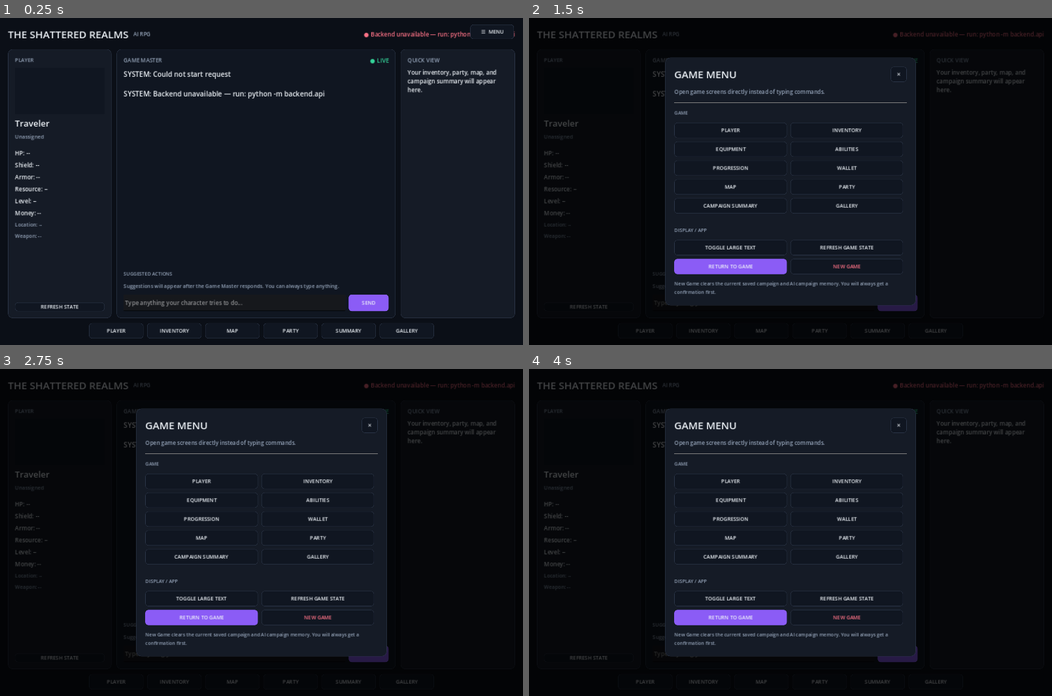
Above: before the commit, frames 1-4 (two rows, left to right).
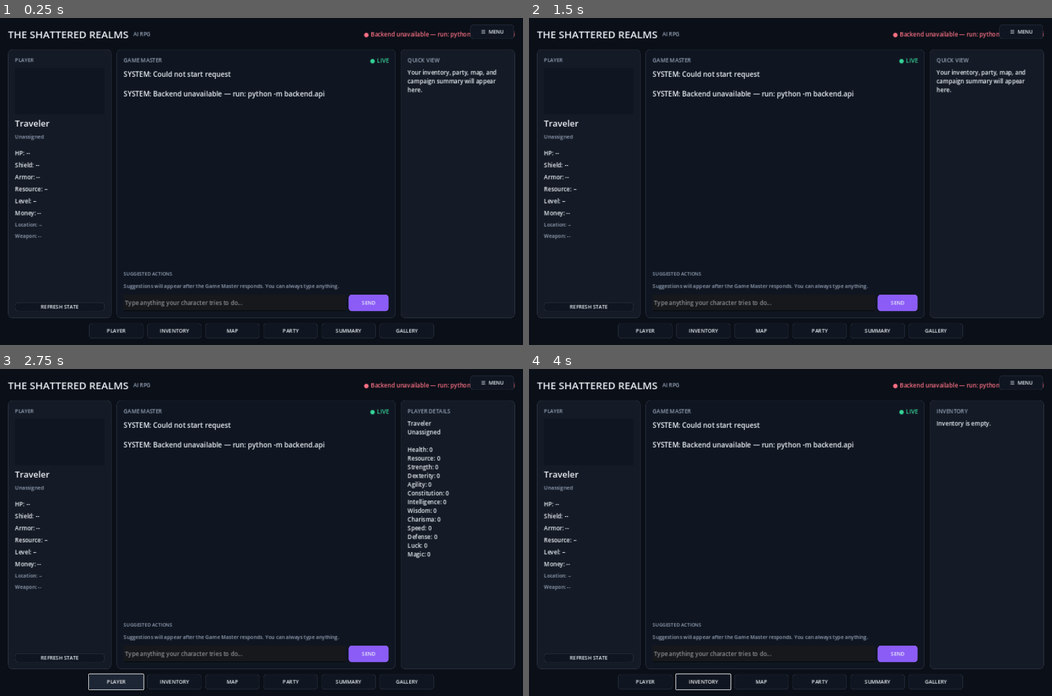
Above: after the commit, the same moments.

Repository: jjhartman2020-tech/the-shattered-realms
Game: Godot game, scene res://main.tscn
Same seed, same stepped clock (60 frames per second), same inputs: the game is played once before the commit and once after it.
Inputs (mouse positions are in pixels of both pictures, inside the frame that each line leads up to):
- Up to frame 1 (0.25 s): no input
- Up to frame 2 (1.5 s): click "☰ MENU" at 0.5 s; click "✕" at 1.25 s
- Up to frame 3 (2.75 s): click "PLAYER" at 2 s
- Up to frame 4 (4 s): click "INVENTORY" at 2.75 s; click (732, 499) at 3.5 s, where only the run before the commit has a clickable "EQUIPMENT"

The runs differ from the first frame. In frame 2, 38% of the frame differs, in the area x 1-99%, y 2-98%; in frame 3, 38%, in the area x 1-99%, y 2-99%; in frame 4, 38%.
Error after the commit: Invalid access to property or key 'backdrop' on a base object of type 'Control (menu_overlay.gd)'. (res://menu_button_proxy.gd:46)

Commit message:
Simplify settings menu and fix modal button input

Diff:
--- a/godot/menu_overlay.gd
+++ b/godot/menu_overlay.gd
@@ -10,125 +10,95 @@
 const ACCENT_HOVER := Color("a78bfa")
 const DANGER := Color("fb7185")
 
-var menu_button: Button
-var backdrop: ColorRect
 var new_game_confirm: ConfirmationDialog
 var http: HTTPRequest
 var large_text := false
+var large_text_button: Button
 
 
 func _ready() -> void:
 	set_anchors_and_offsets_preset(Control.PRESET_FULL_RECT)
-	mouse_filter = Control.MOUSE_FILTER_IGNORE
 	z_index = 100
-	call_deferred("_build_menu")
+	mouse_filter = Control.MOUSE_FILTER_STOP
+	visible = false
+	_build_menu()
 
 
 func _build_menu() -> void:
-	menu_button = _button("☰  MENU", false)
-	menu_button.set_anchors_preset(Control.PRESET_TOP_RIGHT)
-	menu_button.offset_left = -145.0
-	menu_button.offset_right = -25.0
-	menu_button.offset_top = 18.0
-	menu_button.offset_bottom = 58.0
-	menu_button.mouse_filter = Control.MOUSE_FILTER_STOP
-	menu_button.z_index = 2
-	menu_button.pressed.connect(_open_menu)
-	add_child(menu_button)
-
-	backdrop = ColorRect.new()
+	# The dark backdrop is visual only. It deliberately ignores mouse input so
+	# clicks can reach the actual menu controls above it.
+	var backdrop := ColorRect.new()
 	backdrop.color = Color(0, 0, 0, 0.72)
 	backdrop.set_anchors_and_offsets_preset(Control.PRESET_FULL_RECT)
-	backdrop.mouse_filter = Control.MOUSE_FILTER_STOP
-	backdrop.z_index = 1
-	backdrop.hide()
+	backdrop.mouse_filter = Control.MOUSE_FILTER_IGNORE
 	add_child(backdrop)
 
 	var center := CenterContainer.new()
 	center.set_anchors_and_offsets_preset(Control.PRESET_FULL_RECT)
-	backdrop.add_child(center)
+	center.mouse_filter = Control.MOUSE_FILTER_PASS
+	add_child(center)
 
 	var menu_panel := _panel(PANEL)
-	menu_panel.custom_minimum_size = Vector2(690, 650)
+	menu_panel.custom_minimum_size = Vector2(560, 390)
+	menu_panel.mouse_filter = Control.MOUSE_FILTER_STOP
 	center.add_child(menu_panel)
 
 	var margin := MarginContainer.new()
+	margin.mouse_filter = Control.MOUSE_FILTER_PASS
 	for side in ["margin_left", "margin_right", "margin_top", "margin_bottom"]:
-		margin.add_theme_constant_override(side, 24)
+		margin.add_theme_constant_override(side, 28)
 	menu_panel.add_child(margin)
 
 	var root := VBoxContainer.new()
-	root.add_theme_constant_override("separation", 16)
+	root.add_theme_constant_override("separation", 18)
+	root.mouse_filter = Control.MOUSE_FILTER_PASS
 	margin.add_child(root)
 
 	var header := HBoxContainer.new()
+	header.mouse_filter = Control.MOUSE_FILTER_PASS
 	root.add_child(header)
+
 	var title := Label.new()
-	title.text = "GAME MENU"
+	title.text = "SETTINGS"
 	title.add_theme_font_size_override("font_size", 28)
 	title.add_theme_color_override("font_color", TEXT)
 	header.add_child(title)
+
 	var spacer := Control.new()
 	spacer.size_flags_horizontal = Control.SIZE_EXPAND_FILL
+	spacer.mouse_filter = Control.MOUSE_FILTER_IGNORE
 	header.add_child(spacer)
+
 	var close := _button("✕", false)
-	close.custom_minimum_size = Vector2(44, 40)
+	close.custom_minimum_size = Vector2(48, 42)
 	close.pressed.connect(_close_menu)
 	header.add_child(close)
 
 	var sub := Label.new()
-	sub.text = "Open game screens directly instead of typing commands."
+	sub.text = "Game settings and campaign controls."
 	sub.add_theme_color_override("font_color", MUTED)
 	sub.add_theme_font_size_override("font_size", 15)
 	root.add_child(sub)
+
 	root.add_child(HSeparator.new())
-	root.add_child(_section_label("GAME"))
-
-	var game_grid := GridContainer.new()
-	game_grid.columns = 2
-	game_grid.add_theme_constant_override("h_separation", 10)
-	game_grid.add_theme_constant_override("v_separation", 10)
-	root.add_child(game_grid)
-	for entry in [
-		["PLAYER", "player"], ["INVENTORY", "inventory"],
-		["EQUIPMENT", "equipment"], ["ABILITIES", "abilities"],
-		["PROGRESSION", "progression"], ["WALLET", "wallet"],
-		["MAP", "map"], ["PARTY", "party"],
-		["CAMPAIGN SUMMARY", "summary"], ["GALLERY", "gallery"]
-	]:
-		_add_nav_button(game_grid, entry[0], entry[1])
+	root.add_child(_section_label("DISPLAY"))
+
+	large_text_button = _button("LARGE TEXT: OFF", false)
+	large_text_button.custom_minimum_size = Vector2(0, 48)
+	large_text_button.pressed.connect(_toggle_large_text)
+	root.add_child(large_text_button)
 
 	root.add_child(HSeparator.new())
-	root.add_child(_section_label("DISPLAY / APP"))
-	var utility_grid := GridContainer.new()
-	utility_grid.columns = 2
-	utility_grid.add_theme_constant_override("h_separation", 10)
-	utility_grid.add_theme_constant_override("v_separation", 10)
-	root.add_child(utility_grid)
-
-	var text_button := _button("TOGGLE LARGE TEXT", false)
-	text_button.custom_minimum_size = Vector2(310, 42)
-	text_button.pressed.connect(_toggle_large_text)
-	utility_grid.add_child(text_button)
-
-	var refresh := _button("REFRESH GAME STATE", false)
-	refresh.custom_minimum_size = Vector2(310, 42)
-	refresh.pressed.connect(_refresh_state)
-	utility_grid.add_child(refresh)
-
-	var return_button := _button("RETURN TO GAME", true)
-	return_button.custom_minimum_size = Vector2(310, 42)
-	return_button.pressed.connect(_close_menu)
-	utility_grid.add_child(return_button)
-
-	var new_game := _button("NEW GAME", false)
-	new_game.custom_minimum_size = Vector2(310, 42)
+	root.add_child(_section_label("CAMPAIGN"))
+
+	var new_game := _button("START NEW GAME", false)
+	new_game.custom_minimum_size = Vector2(0, 52)
 	new_game.add_theme_color_override("font_color", DANGER)
 	new_game.pressed.connect(_ask_new_game)
-	utility_grid.add_child(new_game)
+	root.add_child(new_game)
 
 	var note := Label.new()
-	note.text = "New Game clears the current saved campaign and AI campaign memory. You will always get a confirmation first."
+	note.text = "Starting a new game clears the current campaign state and AI campaign memory on this device."
 	note.autowrap_mode = TextServer.AUTOWRAP_WORD_SMART
 	note.add_theme_color_override("font_color", MUTED)
 	note.add_theme_font_size_override("font_size", 13)
@@ -169,6 +139,8 @@
 func _button(value: String, primary: bool) -> Button:
 	var button := Button.new()
 	button.text = value
+	button.focus_mode = Control.FOCUS_ALL
+	button.mouse_filter = Control.MOUSE_FILTER_STOP
 	var normal := StyleBoxFlat.new()
 	normal.bg_color = ACCENT if primary else PANEL_ALT
 	normal.border_color = ACCENT if primary else BORDER
@@ -184,140 +156,42 @@
 	return button
 
 
-func _add_nav_button(grid: GridContainer, label: String, kind: String) -> void:
-	var button := _button(label, false)
-	button.custom_minimum_size = Vector2(310, 42)
-	button.pressed.connect(_open_screen.bind(kind))
-	grid.add_child(button)
-
-
 func _open_menu() -> void:
-	backdrop.show()
-	menu_button.hide()
+	visible = true
 	mouse_filter = Control.MOUSE_FILTER_STOP
+	move_to_front()
 
 
 func _close_menu() -> void:
-	backdrop.hide()
-	menu_button.show()
-	mouse_filter = Control.MOUSE_FILTER_IGNORE
-
-
-func _open_screen(kind: String) -> void:
+	visible = false
+
+
+func _toggle_large_text() -> void:
+	large_text = not large_text
+	large_text_button.text = "LARGE TEXT: ON" if large_text else "LARGE TEXT: OFF"
 	var parent = get_parent()
 	if parent == null:
 		return
-	match kind:
-		"equipment":
-			parent.context_title.text = "EQUIPMENT"
-			parent.context_text.text = _equipment_text(parent.latest_state)
-		"abilities":
-			parent.context_title.text = "ABILITIES"
-			parent.context_text.text = _abilities_text(parent.latest_state)
-		"progression":
-			parent.context_title.text = "PROGRESSION"
-			parent.context_text.text = _progression_text(parent.latest_state)
-		"wallet":
-			parent.context_title.text = "WALLET"
-			var player: Dictionary = parent.latest_state.get("player", {}) if parent.latest_state.get("player", {}) is Dictionary else {}
-			parent.context_text.text = "Current balance:\n\n" + parent._money_text(player)
-		_:
-			parent._show_context(kind)
-	_close_menu()
-
-
-func _equipment_text(state: Dictionary) -> String:
-	var player: Dictionary = state.get("player", {}) if state.get("player", {}) is Dictionary else {}
-	var lines: Array[String] = []
-	lines.append("WEAPON\n" + _item_line(player.get("equipped_weapon")))
-	lines.append("SHIELD\n" + _item_line(player.get("equipped_shield")))
-	lines.append("ARMOR")
-	var armor = player.get("equipped_armor")
-	if armor is Dictionary and not armor.is_empty():
-		for slot in ["helmet", "breastplate", "pants", "gloves", "boots"]:
-			lines.append("%s: %s" % [slot.capitalize(), _item_line(armor.get(slot))])
-	else:
-		lines.append("No armor equipped.")
-	return "\n\n".join(lines)
-
-
-func _item_line(item) -> String:
-	if not item is Dictionary:
-		return "None"
-	var rarity := str(item.get("rarity", "common")).capitalize()
-	var detail := ""
-	if item.get("damage"):
-		detail = " • Damage " + str(item.get("damage"))
-	elif item.get("shield"):
-		detail = " • Shield HP " + str(item.get("shield"))
-	elif item.get("max_armor_hp"):
-		detail = " • Armor HP " + str(item.get("max_armor_hp"))
-	return "%s [%s]%s" % [str(item.get("name", "Item")), rarity, detail]
-
-
-func _abilities_text(state: Dictionary) -> String:
-	var player: Dictionary = state.get("player", {}) if state.get("player", {}) is Dictionary else {}
-	var equipped = player.get("equipped_abilities")
-	var unlocked = player.get("unlocked_abilities")
-	var lines: Array[String] = ["EQUIPPED (max 4)"]
-	if equipped is Array and not equipped.is_empty():
-		for ability in equipped:
-			if ability is Dictionary:
-				lines.append("• %s — Cost %s %s" % [str(ability.get("name", "Ability")), str(ability.get("resource_cost", 0)), str(player.get("resource_name", "Resource"))])
-	else:
-		lines.append("None equipped.")
-	lines.append("\nUNLOCKED")
-	if unlocked is Array and not unlocked.is_empty():
-		for ability in unlocked:
-			if ability is Dictionary:
-				lines.append("• %s [%s]" % [str(ability.get("name", "Ability")), str(ability.get("tier", "beginner")).capitalize()])
-	else:
-		lines.append("No unlocked abilities.")
-	return "\n".join(lines)
-
-
-func _progression_text(state: Dictionary) -> String:
-	var player: Dictionary = state.get("player", {}) if state.get("player", {}) is Dictionary else {}
-	return "Level %d / 100\nXP Orbs: %d / %d\n\nStored SP: %d\nStored AP: %d" % [
-		int(player.get("level", 1)), int(player.get("xp_orbs", 0)), int(player.get("xp_to_next_level", 0)),
-		int(player.get("skill_points_unspent", 0)), int(player.get("ability_points", 0))
-	]
-
-
-func _toggle_large_text() -> void:
-	large_text = not large_text
-	var parent = get_parent()
-	if parent == null:
-		return
 	parent.story_text.add_theme_font_size_override("normal_font_size", 23 if large_text else 19)
 	parent.context_text.add_theme_font_size_override("normal_font_size", 19 if large_text else 16)
 
 
-func _refresh_state() -> void:
-	var parent = get_parent()
-	_close_menu()
-	if parent != null:
-		parent._load_session()
-
-
 func _ask_new_game() -> void:
 	new_game_confirm.popup_centered(Vector2i(520, 190))
 
 
 func _start_new_game() -> void:
-	_close_menu()
-	menu_button.disabled = true
 	var headers := PackedStringArray(["Content-Type: application/json"])
 	var error := http.request(API_BASE + "/new_game", headers, HTTPClient.METHOD_POST, "{}")
 	if error != OK:
-		menu_button.disabled = false
 		var parent = get_parent()
 		if parent != null:
 			parent._set_connection_error("Could not start new game")
+		return
+	_close_menu()
 
 
 func _on_new_game_completed(result: int, response_code: int, _headers: PackedStringArray, body: PackedByteArray) -> void:
-	menu_button.disabled = false
 	var parent = get_parent()
 	if parent == null:
 		return
